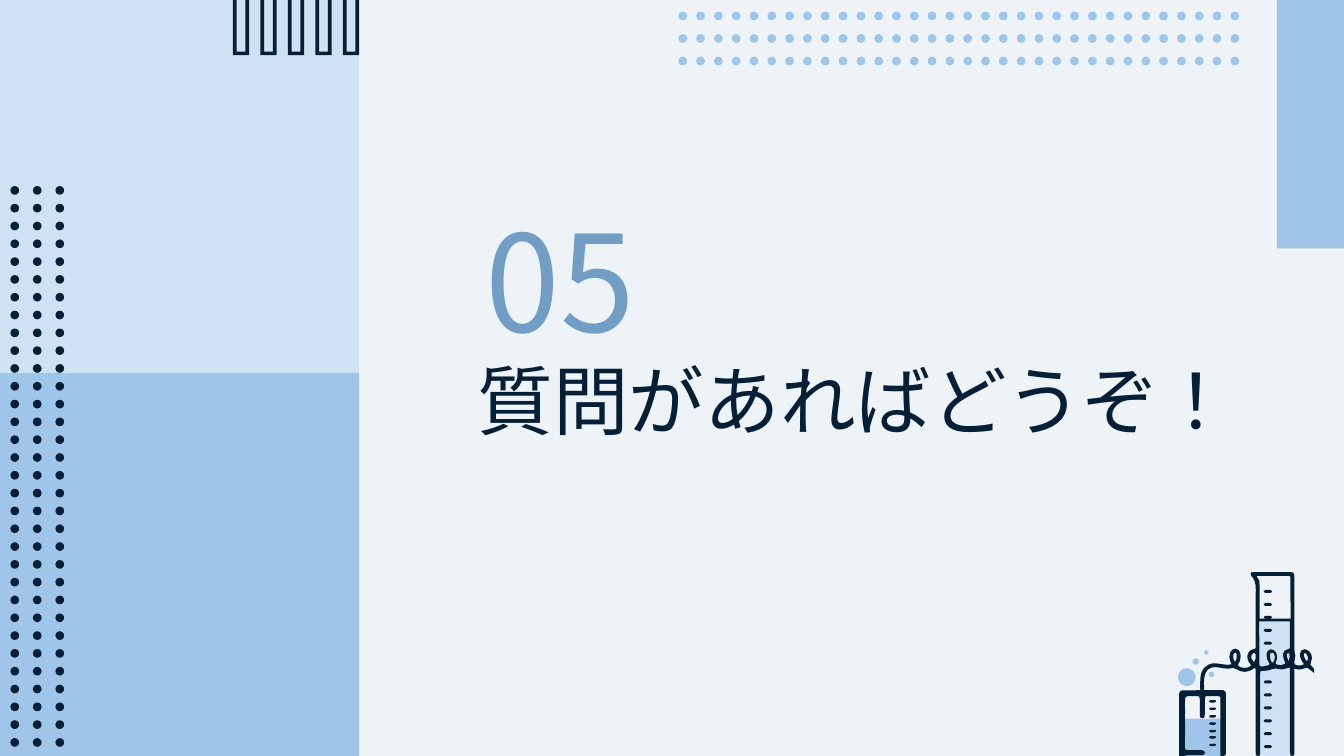
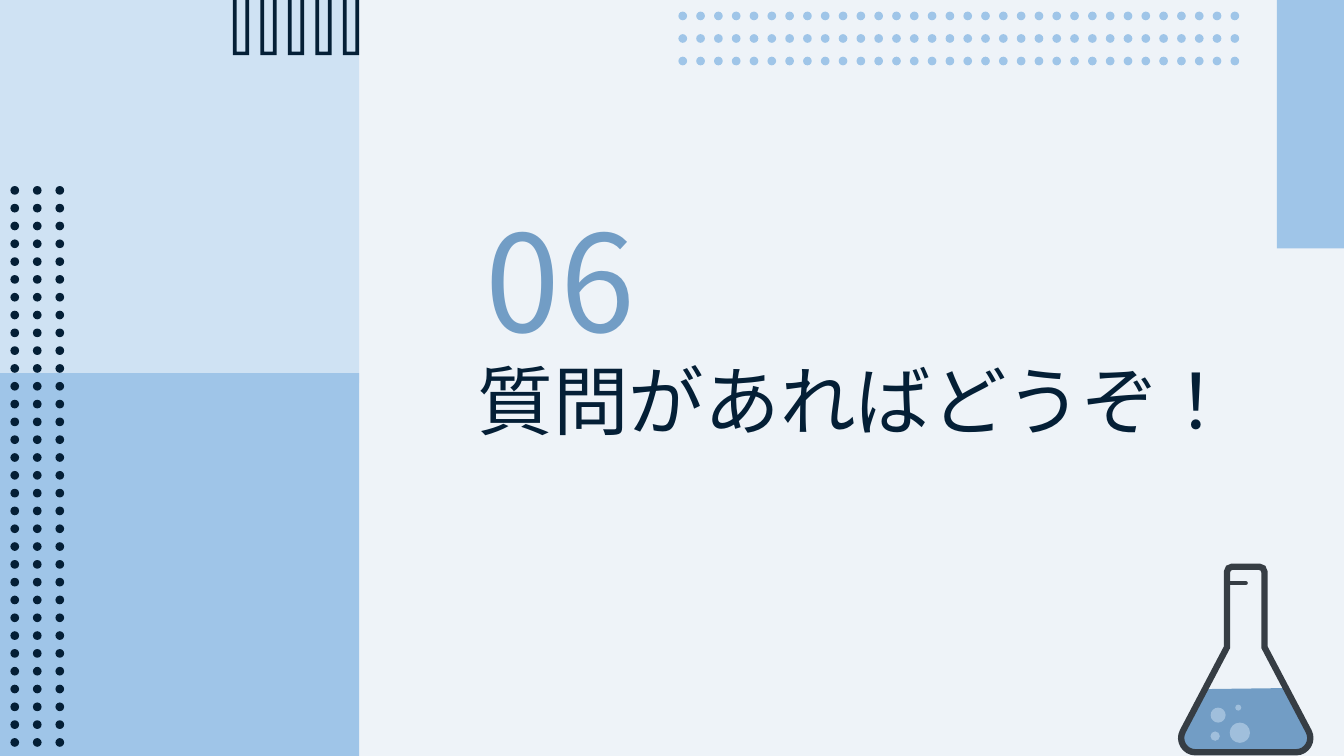
Before and after one commit to CL-ken/CL-ken.github.io, a slide deck: slide 15 of 2025/25_サークル説明.pptx (slide 13 before the commit). Drawn at 1344x756 pixels with LibreOffice and Linux fonts; fonts in the diff are those of the drawing. Boxes give left, top, right and bottom in pixels: in the first picture for what was removed or moved away, otherwise in the second. Text is boxed around its words. In the diff, an @@ line names an element or a change of style, - is before the commit and + after.

```diff
--- a/2025/25_サークル説明.pptx
+++ b/2025/25_サークル説明.pptx
@@ text at bbox=[485, 232, 634, 334]: text changed @@
-05
+06
@@ freeform shape: place and size @@
-freeform shape at bbox=[1180, 573, 1316, 756]
+freeform shape at bbox=[1182, 567, 1311, 752]
@@ freeform shape at bbox=[1182, 567, 1311, 752]: fill #041F36 to none; outline none to #363D44 4.5 pt @@
@@ freeform shape: place and size @@
-freeform shape at bbox=[1264, 590, 1272, 593]
+freeform shape at bbox=[1227, 584, 1246, 587]
@@ freeform shape at bbox=[1227, 584, 1246, 587]: fill #041F36 to none; outline none to #363D44 3 pt @@
@@ freeform shape removed at bbox=[1257, 621, 1291, 667] @@
@@ freeform shape removed at bbox=[1264, 629, 1272, 632] @@
@@ freeform shape removed at bbox=[1264, 616, 1272, 619] @@
@@ freeform shape removed at bbox=[1264, 603, 1272, 606] @@
@@ freeform shape removed at bbox=[1193, 658, 1200, 664] @@
@@ freeform shape removed at bbox=[1205, 650, 1210, 655] @@
@@ freeform shape removed at bbox=[1264, 642, 1272, 645] @@
@@ freeform shape removed at bbox=[1287, 653, 1290, 660] @@
@@ freeform shape added at bbox=[1182, 689, 1311, 753], fill #729DC5 @@
@@ freeform shape removed at bbox=[1259, 665, 1291, 755] @@
@@ freeform shape removed at bbox=[1264, 681, 1272, 684] @@
@@ freeform shape removed at bbox=[1209, 715, 1216, 717] @@
@@ freeform shape removed at bbox=[1209, 708, 1216, 710] @@
@@ freeform shape removed at bbox=[1209, 701, 1216, 703] @@
@@ freeform shape: place and size @@
-freeform shape at bbox=[1179, 668, 1196, 687]
+freeform shape at bbox=[1211, 708, 1226, 723]
@@ freeform shape: place and size @@
-freeform shape at bbox=[1209, 671, 1215, 677]
+freeform shape at bbox=[1235, 705, 1241, 711]
@@ freeform shape removed at bbox=[1264, 707, 1272, 710] @@
@@ freeform shape removed at bbox=[1264, 694, 1272, 697] @@
@@ freeform shape removed at bbox=[1209, 730, 1216, 732] @@
@@ freeform shape removed at bbox=[1209, 723, 1216, 725] @@
@@ freeform shape removed at bbox=[1209, 744, 1216, 746] @@
@@ freeform shape: place and size @@
-freeform shape at bbox=[1209, 736, 1216, 738]
+freeform shape at bbox=[1211, 732, 1220, 741]
@@ freeform shape at bbox=[1211, 732, 1220, 741]: fill #041F36 to #CFE2F3 at 50% opacity @@
@@ fill #9FC5E8 to #CFE2F3 at 50% opacity in 3 elements at bbox=[1235, 705, 1241, 711], bbox=[1211, 708, 1226, 723], bbox=[1230, 723, 1250, 743] @@
@@ freeform shape: place and size @@
-freeform shape at bbox=[1185, 719, 1222, 756]
+freeform shape at bbox=[1230, 723, 1250, 743]
@@ freeform shape removed at bbox=[1264, 732, 1272, 735] @@
@@ freeform shape removed at bbox=[1264, 720, 1272, 723] @@
@@ freeform shape removed at bbox=[1264, 745, 1272, 748] @@
```
Also in this commit, not shown: 9 other slides changed, 2 slides added.
